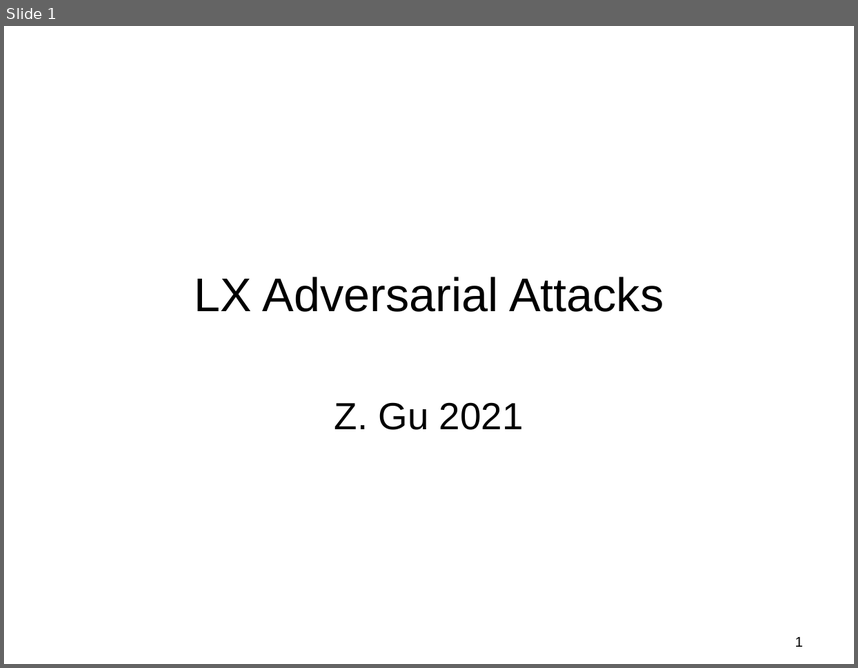
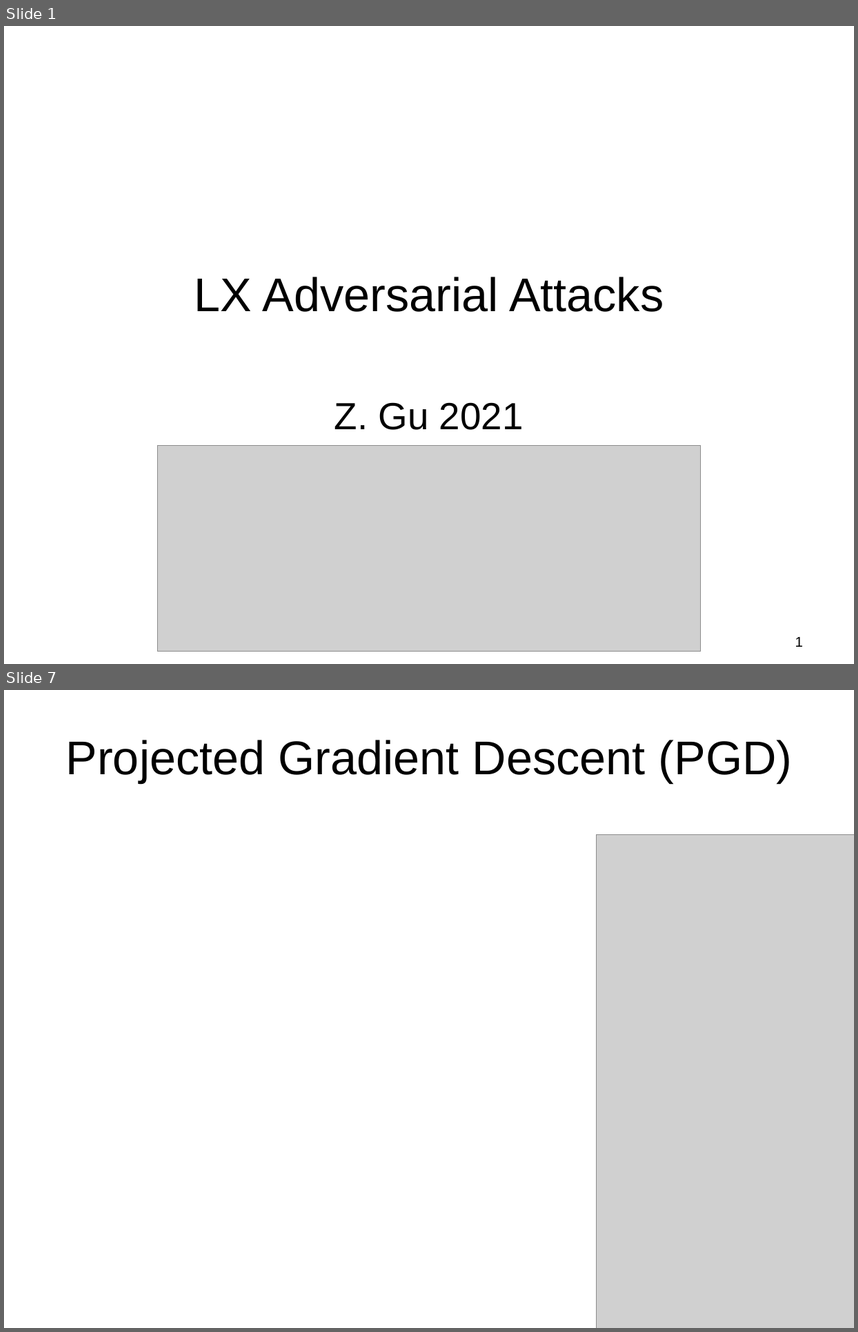
Before and after one commit to guzonghua/saav, a slide deck: PPTs/LX Adverserial Attacks.pptx. Shown one above the other, each under a label of ours: slide 1 before the commit, slides 1 and 7 after it; the slides between them are not shown. The pictures are 858x668 and 858x1332 pixels, drawn with LibreOffice and Linux fonts; fonts in the diff are those of the drawing; grey boxes stand for pictures. Boxes give left, top, right and bottom in pixels: in the first picture for what was removed or moved away, otherwise in the second. Text is boxed around its words. In the diff, an @@ line names an element or a change of style, - is before the commit and + after.

```diff
--- a/PPTs/LX Adverserial Attacks.pptx
+++ b/PPTs/LX Adverserial Attacks.pptx
@@ slide 7 added at (x1=4, y1=690, x2=854, y2=1328), background #FFFFFF @@
@@ title added at (x1=66, y1=740, x2=793, y2=783), 40 pt, text #000000 @@
+Projected Gradient Descent (PGD)
@@ picture added at (x1=597, y1=834, x2=854, y2=1328) @@
@@ slide 1 changed as well @@
@@ picture added at (x1=158, y1=445, x2=701, y2=651) @@
```
Also in this commit, not shown: 1 other slide changed, 5 other slides added, 1 slide removed, 8 other files.
